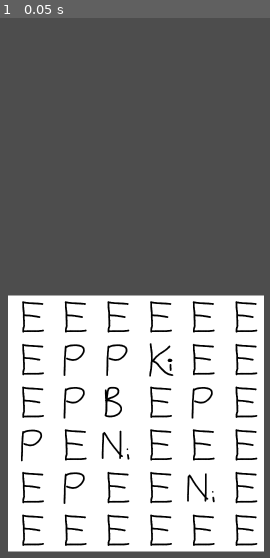
Above: before the commit, frame 1.
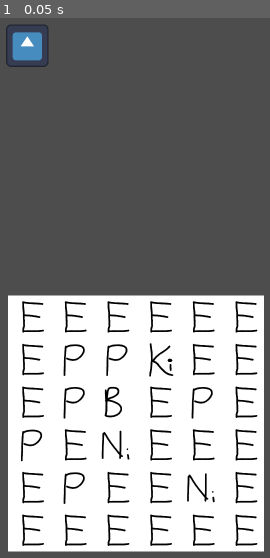
Above: after the commit, the same moment.

Repository: Sheepheerd/solitaire-chess
Game: Godot game, scene res://chess_scenes/chess_gen.tscn
Same seed, same stepped clock (60 frames per second), same inputs: the game is played once before the commit and once after it. The engine's default icon, where the game draws it, is replaced by a stand-in: a white triangle on a blue panel in a dark square.
Inputs:
- Up to frame 1 (0.05 s): no input

The runs differ from the first frame. In frame 1, 0.8% of the frame differs, in the area x 2-18%, y 1-10%.

Commit message:
Redo impliment

Diff:
--- a/chess_scenes/chess_gen.tscn
+++ b/chess_scenes/chess_gen.tscn
@@ -1,7 +1,8 @@
-[gd_scene load_steps=3 format=3 uid="uid://nl8mbkqld6nx"]
+[gd_scene load_steps=4 format=3 uid="uid://nl8mbkqld6nx"]
 
 [ext_resource type="Script" path="res://chess_scripts/chess_script.gd" id="1_fcm4s"]
 [ext_resource type="Script" path="res://chess_scripts/global_row_column.gd" id="2_l0qhm"]
+[ext_resource type="Texture2D" uid="uid://dxd3xm5w5f44p" path="res://icon.svg" id="3_wiort"]
 
 [node name="chess_script" type="Node2D"]
 
@@ -24,3 +25,9 @@
 
 [node name="piece_movement" type="Node" parent="."]
 script = ExtResource("2_l0qhm")
+
+[node name="redo_button" type="TouchScreenButton" parent="."]
+position = Vector2(-390, -1097)
+texture_normal = ExtResource("3_wiort")
+
+[connection signal="pressed" from="redo_button" to="piece_movement" method="undo_move"]
--- a/chess_scripts/chess_script.gd
+++ b/chess_scripts/chess_script.gd
@@ -81,7 +81,7 @@
 			row_str += (str(cell if cell != 'E' else '.')) + ' '
 		print(row_str)
 
-
+	save_board_state()
 
 #
 # Function to check if a piece can be placed at a given position
@@ -197,6 +197,7 @@
 				# A valid move was found, so remove the piece from the available_pieces array
 
 				print("move found")
+	save_board_state()
 
 var source_row
 var source_col
@@ -252,6 +253,7 @@
 			#return true
 		#else:
 			if dest_piece != 'E':
+				save_board_state()
 				print("You have overriden " + dest_piece + " with " + source_piece + ".")
 				board[dest_row][dest_col] = source_piece
 				board[source_row][source_col] = 'E'
@@ -281,3 +283,28 @@
 	if non_empty_count == 1:
 		print("Congratulations! You have won the game!")
 		# Implement game over logic or any other actions you want to take
+var history = []
+
+func _on_UndoButton_pressed():
+	undo_move()
+
+
+func undo_move():
+	if history.size() > 1:
+		# Restore the previous board state from history
+		history.pop_back()  # Remove the current state
+		var previous_state = history[history.size() - 1]
+
+		for i in range(array_size):
+			for j in range(array_size):
+				board[i][j] = previous_state[i][j]
+
+func save_board_state():
+	# Create a deep copy of the current board to save in history
+	var current_state = []
+	for i in range(array_size):
+		var row_copy = []
+		for j in range(array_size):
+			row_copy.append(board[i][j])
+		current_state.append(row_copy)
+	history.append(current_state)
--- a/chess_scripts/global_row_column.gd
+++ b/chess_scripts/global_row_column.gd
@@ -9,22 +9,48 @@
 var second_row
 var second_col
 var player_click = false
+var previous_node = []
+var previous_node_position = []
+var previous_node_row = []
+var previous_node_col = []
+var hidden_node = []
+var max_undo_steps = 3  # Maximum number of steps to undo
+
 # Called when the node enters the scene tree for the first time.
 func move_node():
-	#get_node("/root/chess_script/Pieces/@Control@4").position = Vector2(0, 0)
 	get_node(str(first_piece_node)).position = get_node(str(second_piece_node)).position
-
-
 	get_node(str(first_piece_node) + "/TouchScreenButton").row = second_row
 	get_node(str(first_piece_node) + "/TouchScreenButton").col = second_col
 
-	#action_history.append((str(first_piece_node), get_node(str(first_piece_node)).position, str(second_piece_node), get_node(str(second_piece_node)).position))
-	#pass
-
-
-	#Fix new row and column when moved and hide old node
+	previous_node.append(first_piece_node)
+	hidden_node.append(second_piece_node)
+	previous_node_position.append(get_node(str(first_piece_node)).position)
+	previous_node_row.append(first_row)
+	previous_node_col.append(first_col)
 
 var action_history = []
+
 func undo_move():
+	var num_steps_to_undo = min(previous_node.size(), max_undo_steps)
 
-	pass
+	for i in range(num_steps_to_undo):
+		var first_piece = get_node(str(previous_node[i]))
+		var second_piece = get_node(str(hidden_node[i]))
+
+		# Restore the position of the first piece to its previous position
+		first_piece.position = previous_node_position[i]
+
+		# Restore the row and column of the first piece
+		first_piece.get_node("TouchScreenButton").row = previous_node_row[i]
+		first_piece.get_node("TouchScreenButton").col = previous_node_col[i]
+
+		# Unhide the second piece
+		second_piece.show()
+
+	# Remove the undone steps from the history lists
+	for i in range(num_steps_to_undo):
+		previous_node.erase(0)
+		hidden_node.erase(0)
+		previous_node_position.erase(0)
+		previous_node_row.erase(0)
+		previous_node_col.erase(0)
